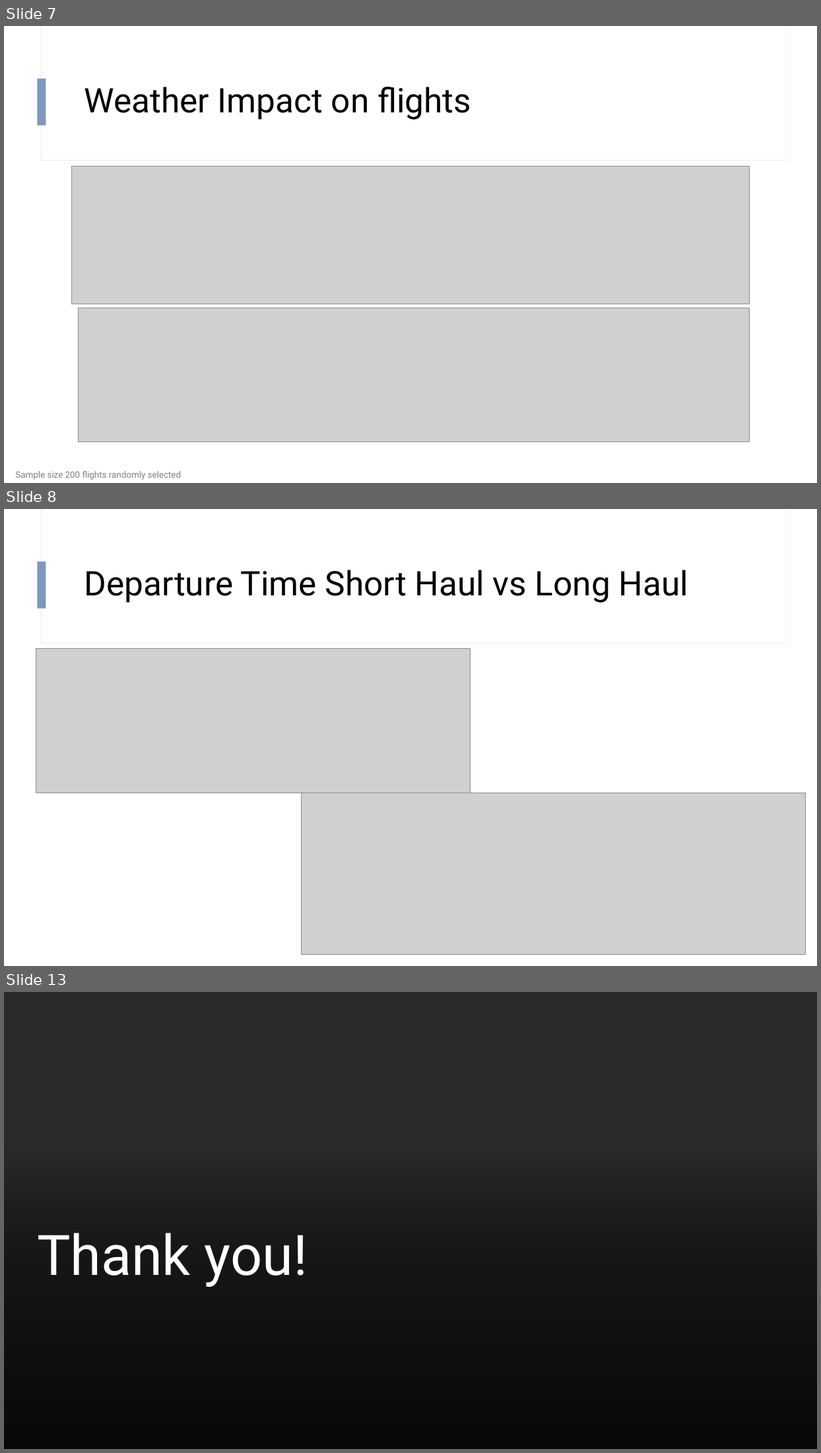
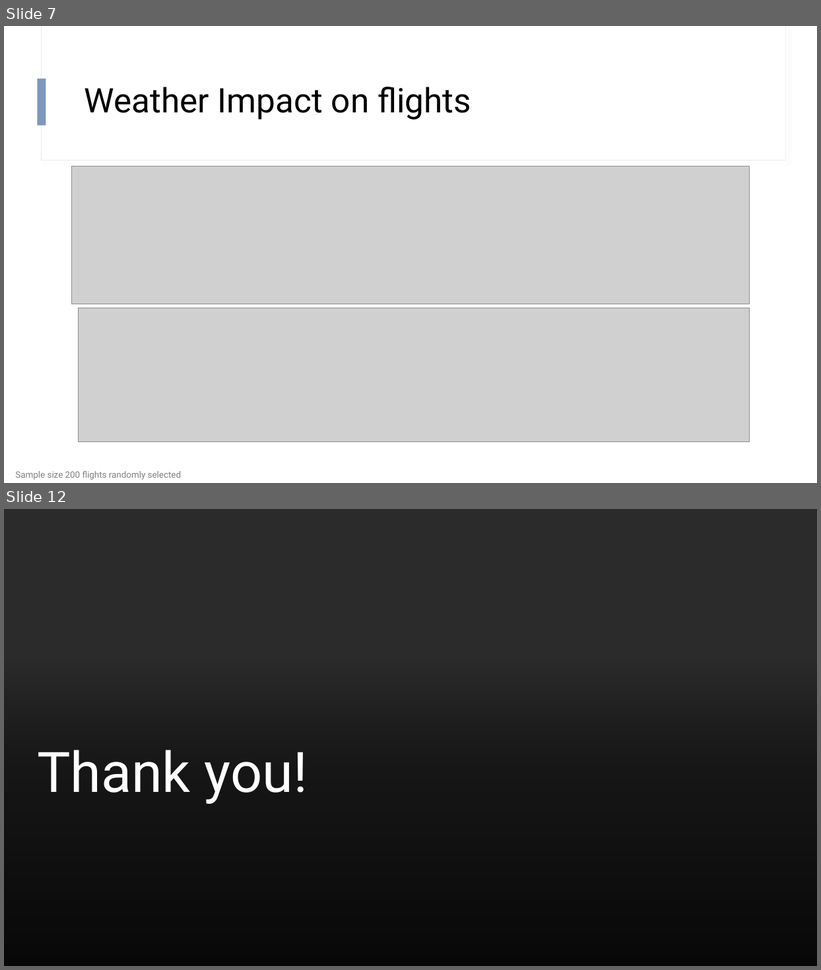
Before and after one commit to hapl/predict-flight-delays, a slide deck: output/presentation/Project_presentation_v2.pptx. Shown one above the other, each under a label of ours: slides 7, 8 and 13 before the commit, slides 7 and 12 after it; the slides between them are not shown. The pictures are 821x1453 and 821x970 pixels, drawn with LibreOffice and Linux fonts; fonts in the diff are those of the drawing; grey boxes stand for pictures; background and template pictures are left out; a plain dark background stands for a picture behind light text. Boxes give left, top, right and bottom in pixels: in the first picture for what was removed or moved away, otherwise in the second. Text is boxed around its words. In the diff, an @@ line names an element or a change of style, - is before the commit and + after.

```diff
--- a/output/presentation/Project_presentation_v2.pptx
+++ b/output/presentation/Project_presentation_v2.pptx
@@ slide 8 removed at (x1=4, y1=509, x2=817, y2=966), background #FFFFFF; not listed: 3 template elements that a slide beside it also shows @@
@@ title removed at (x1=85, y1=570, x2=688, y2=603) @@
-Departure Time Short Haul vs Long Haul
@@ picture removed at (x1=36, y1=649, x2=471, y2=793) @@
@@ picture removed at (x1=301, y1=793, x2=806, y2=955) @@
@@ what was slide 13 is now slide 12 @@
```
Also in this commit, not shown: 6 slides changed, 1 slide added, 1 other slide removed.
